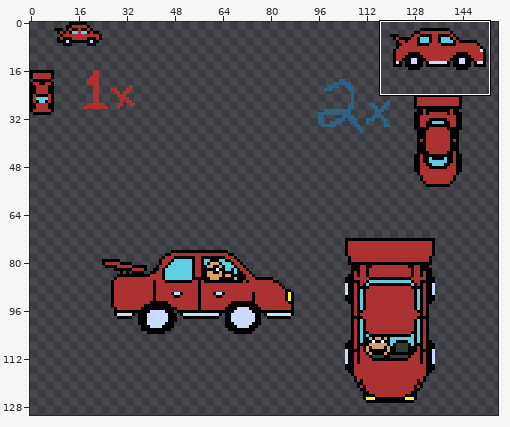
Pixel-art file -- cars.aseprite. Above: a wide view before the commit, with the close-up outlined.
Close-up. Before the commit:
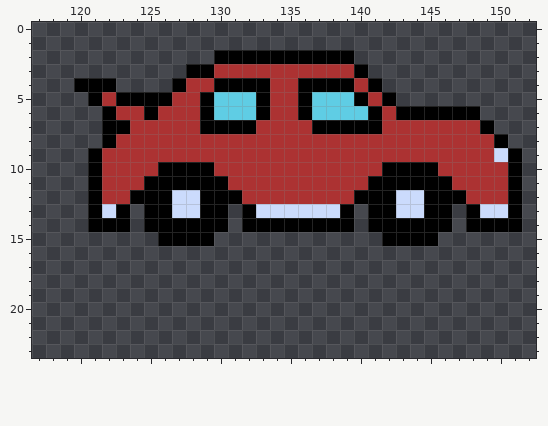
160x144 pixels, 1 frame. Shown: x 117..152, y 0..23. The wide view leaves out empty margins. The commit also changed other parts of the picture, which this record leaves out.
The result:
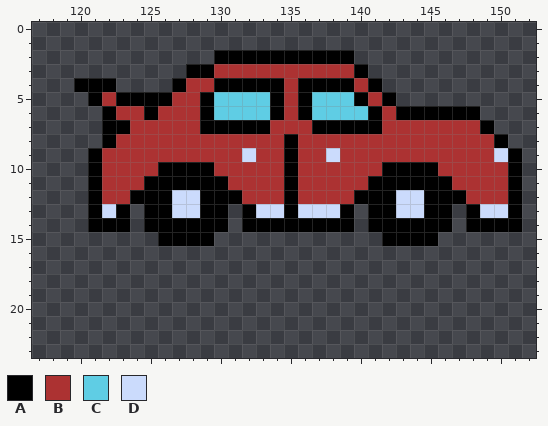
Palette (. is transparent): A #000000  B #ac3232  C #5fcde4  D #cbdbfc
The edit:
y 4: x 134 B -> A
y 5..6: x 133..134 AB -> CA
y 7: x 133 B -> A
y 8: x 135 B -> A
y 9: x 132 B -> D; x 135 B -> A; x 138 B -> D
y 10..12: x 135 B -> A
y 13: x 135 D -> A
Pixel boxes of the changes (left, top, right, bottom) in both close-ups:
changed: (242, 78, 340, 218)
